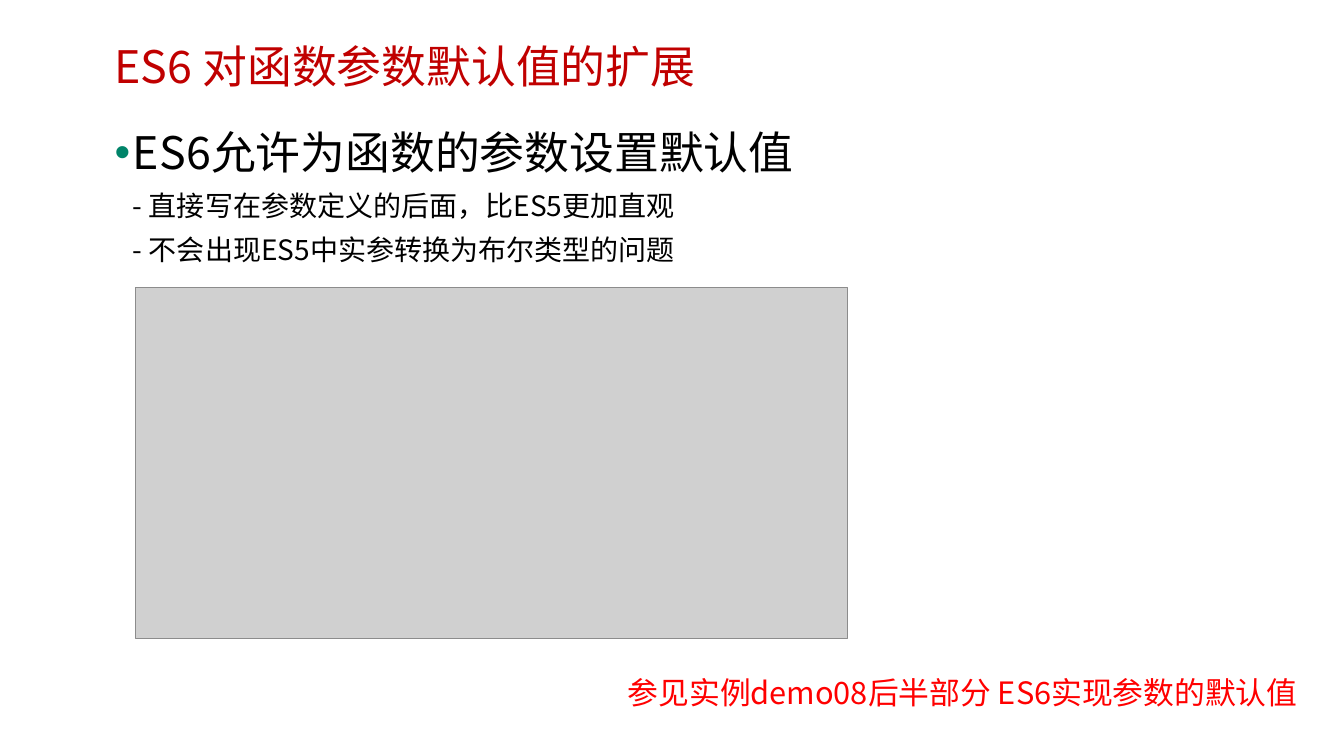
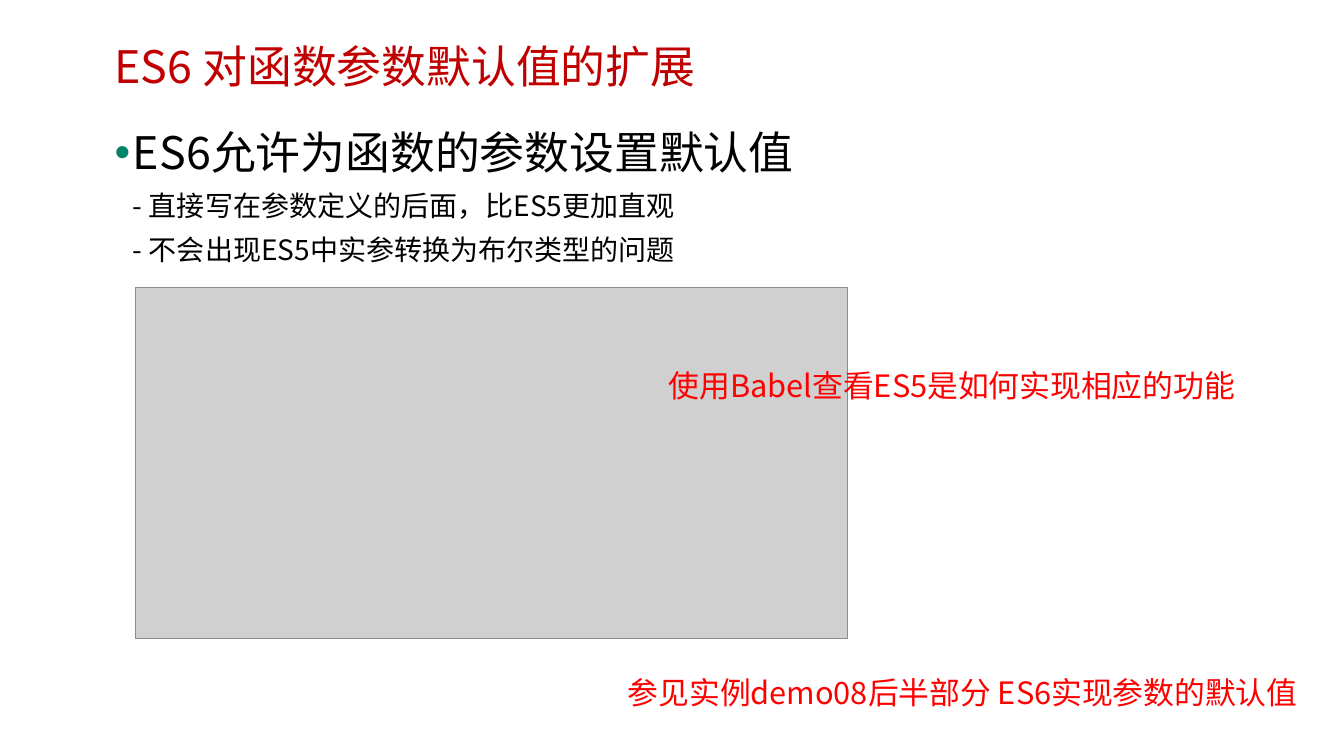
Before and after one commit to edu2act/course-javascript-advanced, a slide deck: slide 19 of 课程PPT/14.ECMAScript 6 二.pptx. Drawn at 1344x756 pixels with LibreOffice and Linux fonts; fonts in the diff are those of the drawing; grey boxes stand for pictures; background and template pictures are left out. Boxes give left, top, right and bottom in pixels: in the first picture for what was removed or moved away, otherwise in the second. Text is boxed around its words. In the diff, an @@ line names an element or a change of style, - is before the commit and + after.

```diff
--- a/课程PPT/14.ECMAScript 6 二.pptx
+++ b/课程PPT/14.ECMAScript 6 二.pptx
@@ text added at bbox=[669, 366, 1235, 406], 22 pt, text #FF0000 @@
+使用Babel查看ES5是如何实现相应的功能
```
Also in this commit, not shown: 1 other slide changed, 5 other files.
